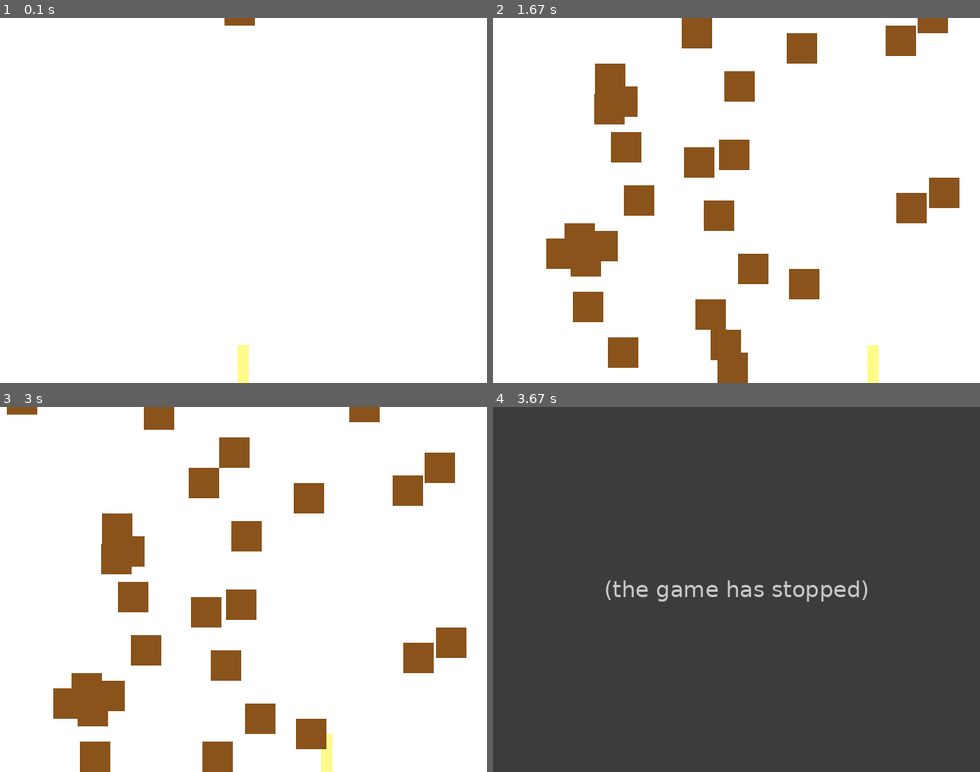
Above: before the commit, frames 1-4 (two rows, left to right).
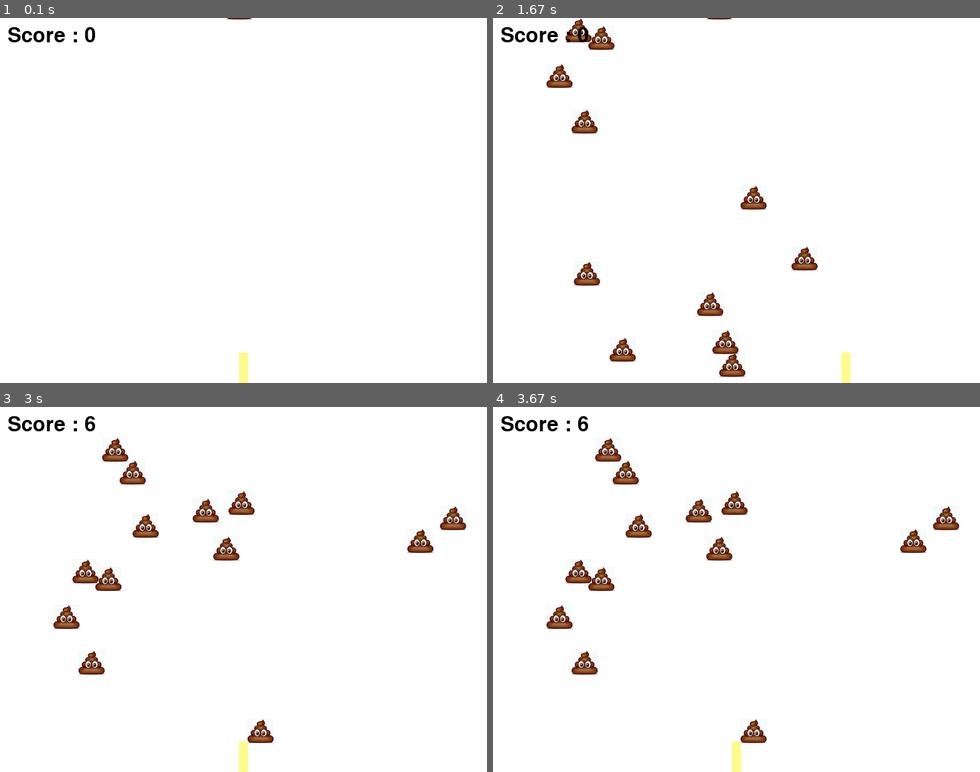
Above: after the commit, the same moments.

Repository: mikael1017/flashgame
Game: pygame game, started from poop_game/poop game.py
The game is run twice, just before and just after one commit, with the same random seed, the same clock (stepped at 60 frames per second) and the same inputs.
Inputs:
- Up to frame 1 (0.1 s): no input
- Up to frame 2 (1.67 s): hold Right 0.33-0.8 s; hold Right 0.83-1.3 s; hold Left from 1.33 s (still down)
- Up to frame 3 (3 s): release Left at 1.87 s; hold Left 1.9-2.3 s
- Up to frame 4 (3.67 s): no input

The runs differ from the first frame. In frame 1, 0.5% of the frame differs, in the area x 1-53%, y 0-100%; in frame 2, 14%; in frame 3, 16%; in frame 4, 100%, in the area x 0-100%, y 0-100%.
Before the commit the program exited at 3.4 s; later frames show no game.

Commit message:
Images updated

Diff:
--- a/poop_game/Poop.py
+++ /dev/null
@@ -1,9 +0,0 @@
-class Poop:
-
-    size =
-    width =
-    height =
-
-    def __init__(self, x_pos, y_pos):
-        self.x_pos = x_pos
-        self.y_pos = y_pos
--- a/poop_game/poop game.py
+++ b/poop_game/poop game.py
@@ -16,6 +16,7 @@
 #   FPS
 clock = pygame.time.Clock()
 
+game_font = pygame.font.Font(None, 40)
 #############################################
 
 # 1. Background, Game image, Character, Position of image, Font
@@ -40,12 +41,13 @@
 
 to_x_LEFT = 0
 to_x_RIGHT = 0
-character_speed = 10
+character_speed = 8
 
 poop_size = poop.get_rect().size
 poop_width = poop_size[0]
 poop_height = poop_size[1]
 poop_speed = 10
+dodged_poop = 0
 
 #   event loop
 running = True
@@ -81,8 +83,8 @@
     # #   add poop every 30ms
     # print ("elapsed time " , elapsed_time)
     # print("timer " , timer)
-    if elapsed_time - timer > 20:
-            random_num = random.randint(0, 1)
+    if elapsed_time - timer > 10:
+            random_num = random.randint(0, 2)
             if random_num == 1:
                 poops.append({
                     "poop_width" : poop_width,
@@ -99,6 +101,7 @@
         poop_y_pos = poop_val["poop_y_pos"]
         if poop_y_pos >= screen_height:
             del poops[poop_idx]
+            dodged_poop += 1
 
 
         #   By a random possibility, make poop at random place every second
@@ -131,6 +134,9 @@
         poop_y_pos = val["poop_y_pos"]
         screen.blit(poop, (poop_x_pos, poop_y_pos))
 
+    score = game_font.render("Score : {}".format(dodged_poop), True, (0,0,0))
+    screen.blit(score, (10,10))
+
     pygame.display.update()
 
 pygame.time.delay(1500)
Binary file changed: poop_game/images/character.png
Binary file added: poop_game/images/poop.jpg
Binary file changed: poop_game/images/poop.png
